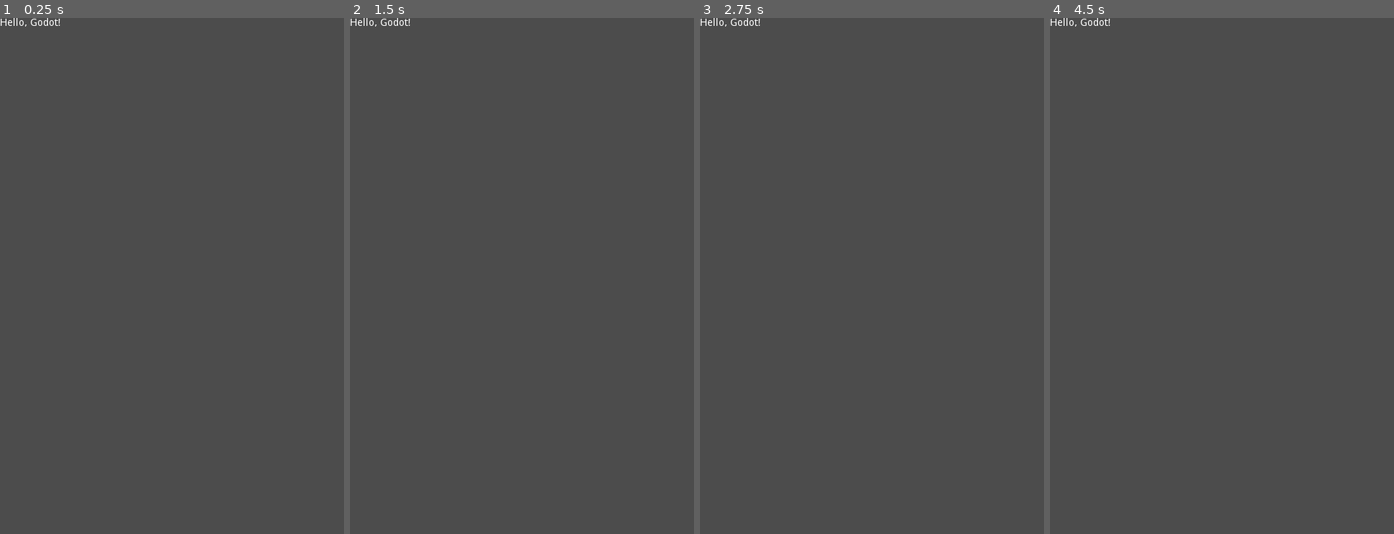
Above: before the commit, frames 1-4 (left to right).
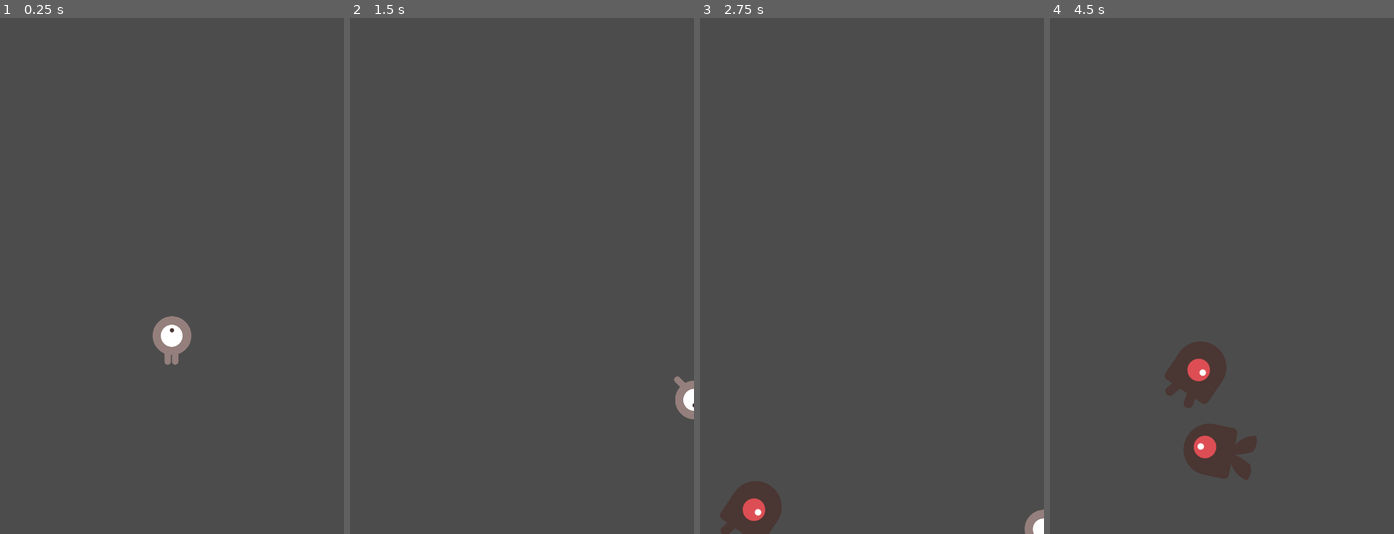
Above: after the commit, the same moments.

Repository: ZSarver/godot-test
Game: Godot game, scene res://Node.tscn
The game is run twice, just before and just after one commit, with the same random seed, the same clock (stepped at 60 frames per second) and the same inputs. Before the commit the project starts from res://Node2D.tscn.
Inputs:
- Up to frame 1 (0.25 s): no input
- Up to frame 2 (1.5 s): tap Enter at 0.5 s; hold Right (ui_right) 0.53-1.28 s; hold Down (ui_down) from 1.28 s (still down)
- Up to frame 3 (2.75 s): release Down (ui_down) at 2.03 s; hold Right (ui_right) from 2.03 s (still down)
- Up to frame 4 (4.5 s): release Right (ui_right) at 2.78 s; hold Up (ui_up) 2.78-3.53 s; hold Left (ui_left) from 3.53 s (still down)

The runs differ from the first frame. In frame 1, 0.8% of the frame differs, in the area x 0-56%, y 0-68%; in frame 2, 0.5%; in frame 3, 1.7%; in frame 4, 3.2%, in the area x 0-60%, y 0-90%.

Commit message:
mob is coming to get you

Diff:
--- /dev/null
+++ b/Mob.gd
@@ -0,0 +1,20 @@
+extends RigidBody2D
+
+export var min_speed = 150  # Minimum speed range.
+export var max_speed = 250  # Maximum speed range.
+
+
+# Called when the node enters the scene tree for the first time.
+func _ready():
+	var mob_types = $AnimatedSprite.frames.get_animation_names()
+	$AnimatedSprite.animation = mob_types[randi() % mob_types.size()]
+	$AnimatedSprite.play()
+
+
+# Called every frame. 'delta' is the elapsed time since the previous frame.
+#func _process(delta):
+#	pass
+
+
+func _on_VisibilityNotifier2D_screen_exited():
+	queue_free()
--- /dev/null
+++ b/Mob.tscn
@@ -0,0 +1,52 @@
+[gd_scene load_steps=10 format=2]
+
+[ext_resource path="res://dodge_assets/art/enemyFlyingAlt_2.png" type="Texture" id=1]
+[ext_resource path="res://Mob.gd" type="Script" id=2]
+[ext_resource path="res://dodge_assets/art/enemySwimming_2.png" type="Texture" id=3]
+[ext_resource path="res://dodge_assets/art/enemyWalking_1.png" type="Texture" id=4]
+[ext_resource path="res://dodge_assets/art/enemySwimming_1.png" type="Texture" id=5]
+[ext_resource path="res://dodge_assets/art/enemyWalking_2.png" type="Texture" id=6]
+[ext_resource path="res://dodge_assets/art/enemyFlyingAlt_1.png" type="Texture" id=7]
+
+[sub_resource type="SpriteFrames" id=1]
+animations = [ {
+"frames": [ ExtResource( 7 ), ExtResource( 1 ) ],
+"loop": true,
+"name": "fly",
+"speed": 5.0
+}, {
+"frames": [ ExtResource( 4 ), ExtResource( 6 ) ],
+"loop": true,
+"name": "walk",
+"speed": 5.0
+}, {
+"frames": [ ExtResource( 5 ), ExtResource( 3 ) ],
+"loop": true,
+"name": "swim",
+"speed": 5.0
+} ]
+
+[sub_resource type="CapsuleShape2D" id=2]
+radius = 33.2725
+height = 28.481
+
+[node name="Mob" type="RigidBody2D"]
+collision_mask = 0
+gravity_scale = 0.0
+script = ExtResource( 2 )
+__meta__ = {
+"_edit_group_": true
+}
+
+[node name="AnimatedSprite" type="AnimatedSprite" parent="."]
+scale = Vector2( 0.75, 0.75 )
+frames = SubResource( 1 )
+animation = "walk"
+
+[node name="CollisionShape2D" type="CollisionShape2D" parent="."]
+rotation = 1.5708
+shape = SubResource( 2 )
+
+[node name="VisibilityNotifier2D" type="VisibilityNotifier2D" parent="."]
+
+[connection signal="screen_exited" from="VisibilityNotifier2D" to="." method="_on_VisibilityNotifier2D_screen_exited"]
--- /dev/null
+++ b/Node.gd
@@ -0,0 +1,42 @@
+extends Node
+
+export (PackedScene) var Mob
+var score
+
+func _ready():
+	randomize()
+	new_game()
+
+func game_over():
+	$ScoreTimer.stop()
+	$MobTimer.stop()
+
+func new_game():
+	score = 0
+	$Player.start($StartPosition.position)
+	$StartTimer.start()
+
+func _on_MobTimer_timeout():
+	# Choose a random location on Path2D.
+	$MobPath/MobSpawnLocation.offset = randi()
+	# Create a Mob instance and add it to the scene.
+	var mob = Mob.instance()
+	add_child(mob)
+	# Set the mob's direction perpendicular to the path direction.
+	var direction = $MobPath/MobSpawnLocation.rotation + PI / 2
+	# Set the mob's position to a random location.
+	mob.position = $MobPath/MobSpawnLocation.position
+	# Add some randomness to the direction.
+	direction += rand_range(-PI / 4, PI / 4)
+	mob.rotation = direction
+	# Set the velocity (speed & direction).
+	mob.linear_velocity = Vector2(rand_range(mob.min_speed, mob.max_speed), 0)
+	mob.linear_velocity = mob.linear_velocity.rotated(direction)
+
+
+func _on_StartTimer_timeout():
+	$MobTimer.start()
+	$ScoreTimer.start()
+
+func _on_ScoreTimer_timeout():
+	score += 1
--- /dev/null
+++ b/Node.tscn
@@ -0,0 +1,39 @@
+[gd_scene load_steps=5 format=2]
+
+[ext_resource path="res://Player.tscn" type="PackedScene" id=1]
+[ext_resource path="res://Node.gd" type="Script" id=2]
+[ext_resource path="res://Mob.tscn" type="PackedScene" id=3]
+
+[sub_resource type="Curve2D" id=1]
+_data = {
+"points": PoolVector2Array( 0, 0, 0, 0, 0, 0, 0, 0, 0, 0, 480, 0, 0, 0, 0, 0, 480, 720, 0, 0, 0, 0, 0, 720, 0, 0, 0, 0, 0, 0 )
+}
+
+[node name="Main" type="Node"]
+script = ExtResource( 2 )
+Mob = ExtResource( 3 )
+
+[node name="Player" parent="." instance=ExtResource( 1 )]
+
+[node name="MobTimer" type="Timer" parent="."]
+wait_time = 0.5
+
+[node name="ScoreTimer" type="Timer" parent="."]
+
+[node name="StartTimer" type="Timer" parent="."]
+wait_time = 2.0
+one_shot = true
+
+[node name="StartPosition" type="Position2D" parent="."]
+position = Vector2( 240, 450 )
+
+[node name="MobPath" type="Path2D" parent="."]
+position = Vector2( 0, -1 )
+curve = SubResource( 1 )
+
+[node name="MobSpawnLocation" type="PathFollow2D" parent="MobPath"]
+
+[connection signal="hit" from="Player" to="." method="game_over"]
+[connection signal="timeout" from="MobTimer" to="." method="_on_MobTimer_timeout"]
+[connection signal="timeout" from="ScoreTimer" to="." method="_on_ScoreTimer_timeout"]
+[connection signal="timeout" from="StartTimer" to="." method="_on_StartTimer_timeout"]
--- a/Node2D.tscn
+++ b/Node2D.tscn
@@ -1,27 +1,6 @@
-[gd_scene load_steps=8 format=2]
+[gd_scene load_steps=2 format=2]
 
-[ext_resource path="res://dodge_assets/art/playerGrey_up2.png" type="Texture" id=1]
-[ext_resource path="res://dodge_assets/art/playerGrey_walk2.png" type="Texture" id=2]
-[ext_resource path="res://dodge_assets/art/playerGrey_walk1.png" type="Texture" id=3]
-[ext_resource path="res://dodge_assets/art/playerGrey_up1.png" type="Texture" id=4]
-[ext_resource path="res://Player.gd" type="Script" id=5]
-
-[sub_resource type="SpriteFrames" id=1]
-animations = [ {
-"frames": [ ExtResource( 4 ), ExtResource( 1 ) ],
-"loop": true,
-"name": "up",
-"speed": 10.0
-}, {
-"frames": [ ExtResource( 3 ), ExtResource( 2 ) ],
-"loop": true,
-"name": "walk",
-"speed": 3.0
-} ]
-
-[sub_resource type="CapsuleShape2D" id=2]
-radius = 25.9452
-height = 11.4177
+[ext_resource path="res://Mob.tscn" type="PackedScene" id=1]
 
 [node name="Node2D" type="Node2D"]
 
@@ -33,17 +12,4 @@
 "_edit_use_anchors_": false
 }
 
-[node name="Player" type="Area2D" parent="."]
-script = ExtResource( 5 )
-__meta__ = {
-"_edit_group_": true
-}
-
-[node name="AnimatedSprite" type="AnimatedSprite" parent="Player"]
-scale = Vector2( 0.5, 0.5 )
-frames = SubResource( 1 )
-animation = "up"
-
-[node name="CollisionShape2D" type="CollisionShape2D" parent="Player"]
-shape = SubResource( 2 )
-[connection signal="body_entered" from="Player" to="Player" method="_on_Player_body_entered"]
+[node name="Mob" parent="." instance=ExtResource( 1 )]
--- a/Player.gd
+++ b/Player.gd
@@ -12,7 +12,7 @@
 # Called when the node enters the scene tree for the first time.
 func _ready():
 	screen_size = get_viewport_rect().size
-	hide()
+	#hide()
 
 
 # Called every frame. 'delta' is the elapsed time since the previous frame.
@@ -45,4 +45,11 @@
 		$AnimatedSprite.flip_v = velocity.y > 0
 
 func _on_Player_body_entered(body):
-	pass # Replace with function body.
+	hide()  # Player disappears after being hit.
+	emit_signal("hit")
+	$CollisionShape2D.set_deferred("disabled", true)
+
+func start(pos):
+	position = pos
+	show()
+	$CollisionShape2D.disabled = false
--- /dev/null
+++ b/Player.tscn
@@ -0,0 +1,41 @@
+[gd_scene load_steps=8 format=2]
+
+[ext_resource path="res://dodge_assets/art/playerGrey_up1.png" type="Texture" id=1]
+[ext_resource path="res://dodge_assets/art/playerGrey_walk2.png" type="Texture" id=2]
+[ext_resource path="res://dodge_assets/art/playerGrey_up2.png" type="Texture" id=3]
+[ext_resource path="res://dodge_assets/art/playerGrey_walk1.png" type="Texture" id=4]
+[ext_resource path="res://Player.gd" type="Script" id=5]
+
+[sub_resource type="SpriteFrames" id=1]
+animations = [ {
+"frames": [ ExtResource( 1 ), ExtResource( 3 ) ],
+"loop": true,
+"name": "up",
+"speed": 10.0
+}, {
+"frames": [ ExtResource( 4 ), ExtResource( 2 ) ],
+"loop": true,
+"name": "walk",
+"speed": 3.0
+} ]
+
+[sub_resource type="CapsuleShape2D" id=2]
+radius = 25.9452
+height = 11.4177
+
+[node name="Player" type="Area2D"]
+position = Vector2( 240, 360 )
+script = ExtResource( 5 )
+__meta__ = {
+"_edit_group_": true
+}
+
+[node name="AnimatedSprite" type="AnimatedSprite" parent="."]
+scale = Vector2( 0.5, 0.5 )
+frames = SubResource( 1 )
+animation = "up"
+
+[node name="CollisionShape2D" type="CollisionShape2D" parent="."]
+shape = SubResource( 2 )
+
+[connection signal="body_entered" from="." to="." method="_on_Player_body_entered"]
--- a/project.godot
+++ b/project.godot
@@ -10,13 +10,12 @@
 
 _global_script_classes=[  ]
 _global_script_class_icons={
-
 }
 
 [application]
 
 config/name="Test"
-run/main_scene="res://Node2D.tscn"
+run/main_scene="res://Node.tscn"
 config/icon="res://icon.png"
 
 [display]
